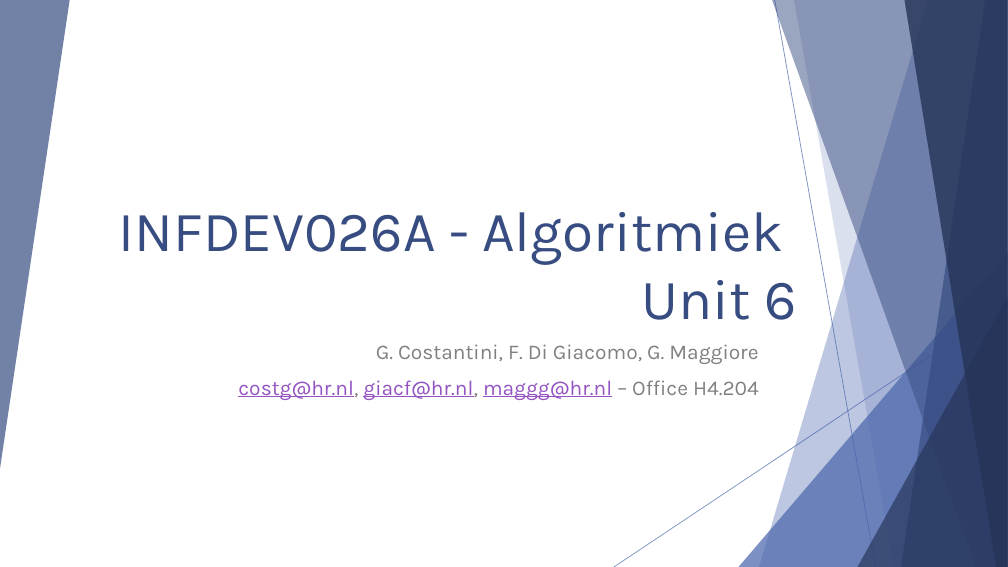
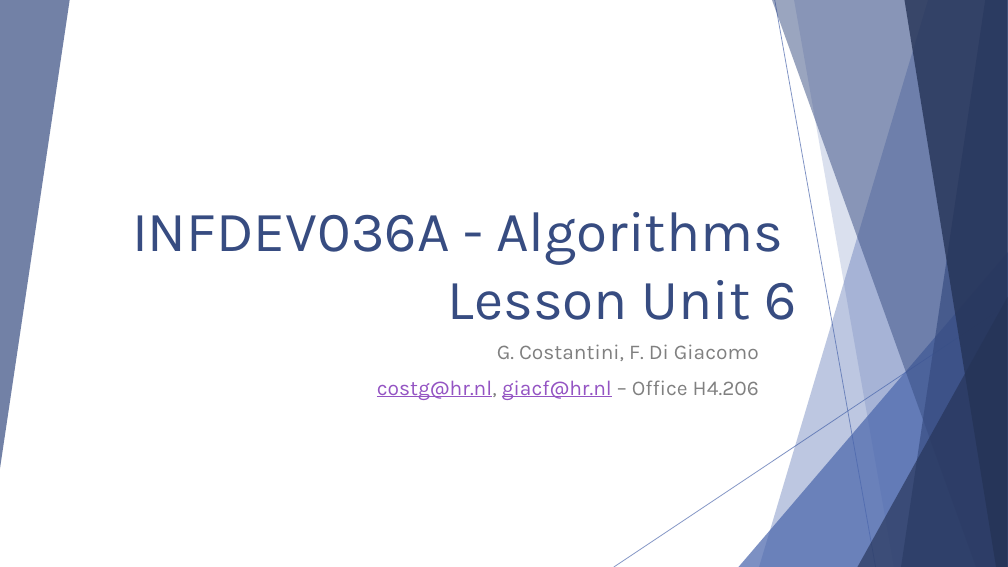
Before and after one commit to FurkanAndac/Development-6A, a slide deck: slide 1 of Lesson slides/Unit 6 - Dynamic Programming, Floyd Warshall.pptx. Drawn at 1008x567 pixels with LibreOffice and Linux fonts; fonts in the diff are those of the drawing. Boxes give left, top, right and bottom in pixels: in the first picture for what was removed or moved away, otherwise in the second. Text is boxed around its words. In the diff, an @@ line names an element or a change of style, - is before the commit and + after.

Commit message:
update slides

```diff
--- a/Lesson slides/Unit 6 - Dynamic Programming, Floyd Warshall.pptx
+++ b/Lesson slides/Unit 6 - Dynamic Programming, Floyd Warshall.pptx
@@ title at bbox=[132, 212, 796, 320]: text changed @@
-INFDEV026A - Algoritmiek
-Unit 6
+INFDEV036A - Algorithms
+Lesson Unit 6
@@ subtitle at bbox=[377, 344, 759, 400]: text changed @@
-G. Costantini, F. Di Giacomo, G. Maggiore
-costg@hr.nl, giacf@hr.nl, maggg@hr.nl – Office H4.204
+G. Costantini, F. Di Giacomo
+costg@hr.nl, giacf@hr.nl – Office H4.206
```
Also in this commit, not shown: 30 other slides changed.
